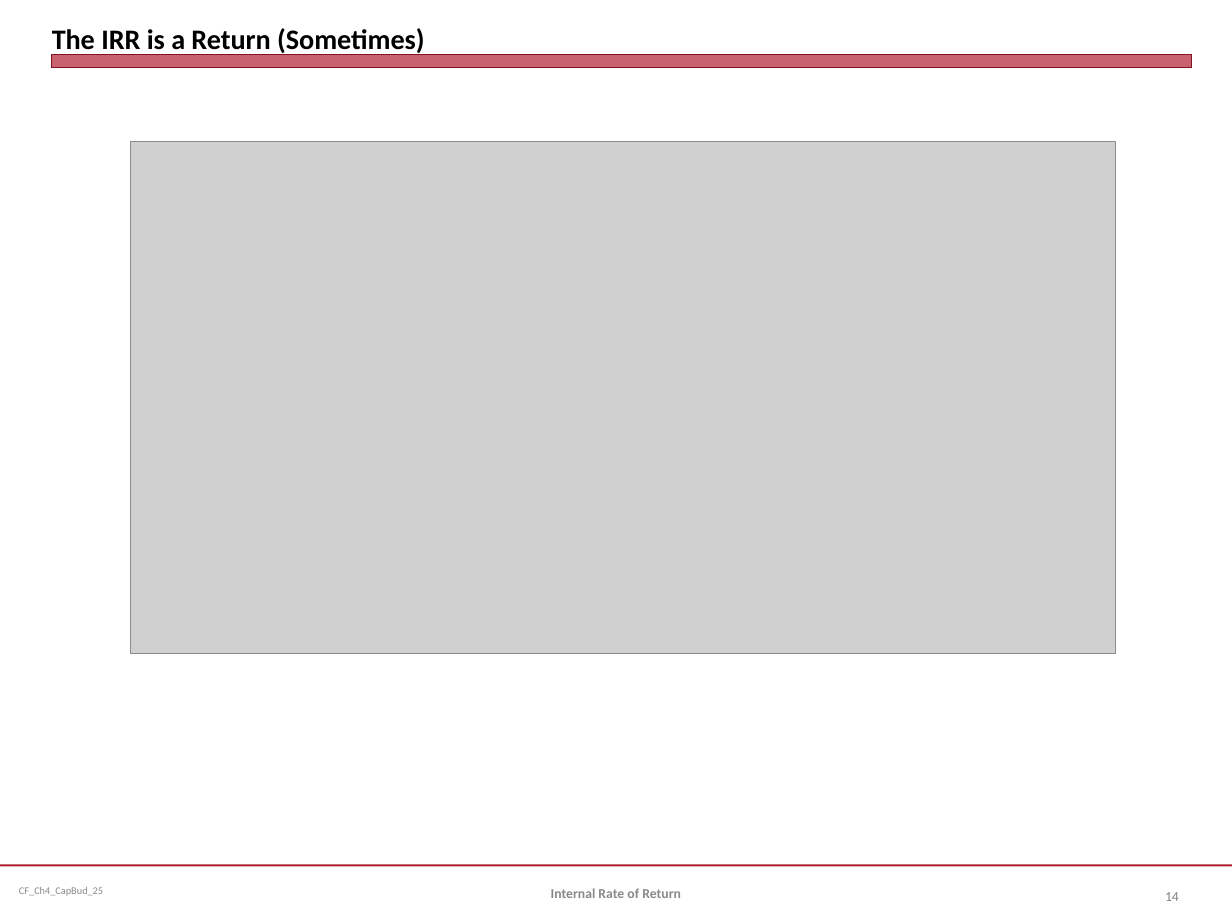
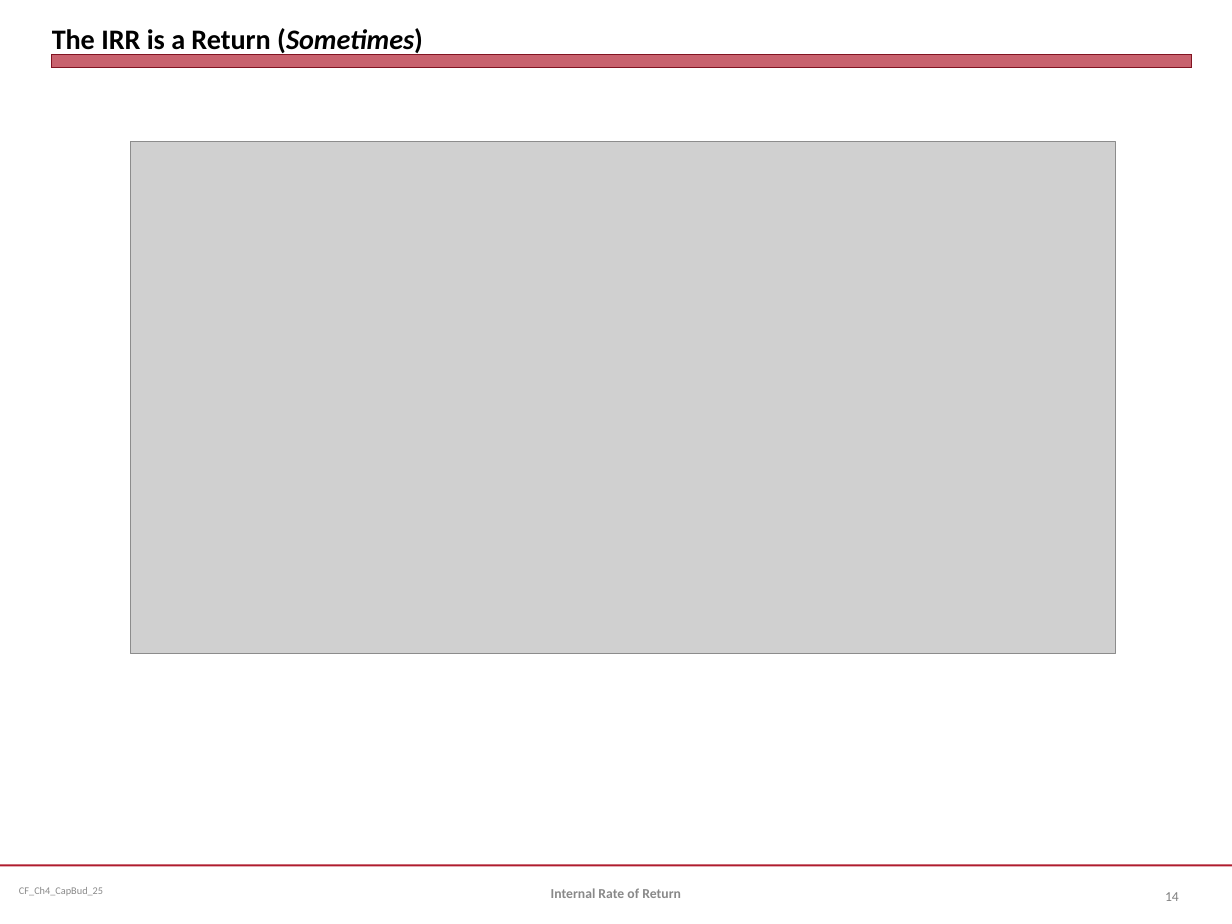
Before and after one commit to jmc877/Corporate-Finance, a slide deck: slide 14 of slides/CF_Ch4_CapBud_25.pptx. Drawn at 1232x924 pixels with LibreOffice and Linux fonts; fonts in the diff are those of the drawing; grey boxes stand for pictures. Boxes give left, top, right and bottom in pixels: in the first picture for what was removed or moved away, otherwise in the second. Text is boxed around its words. In the diff, an @@ line names an element or a change of style, - is before the commit and + after.

```diff
--- a/slides/CF_Ch4_CapBud_25.pptx
+++ b/slides/CF_Ch4_CapBud_25.pptx
@@ title "The IRR is a Return ..." at bbox=[52, 28, 423, 55]: italic on in "(Sometimes)" @@
```
Also in this commit, not shown: 4 other slides changed, 3 other files.
